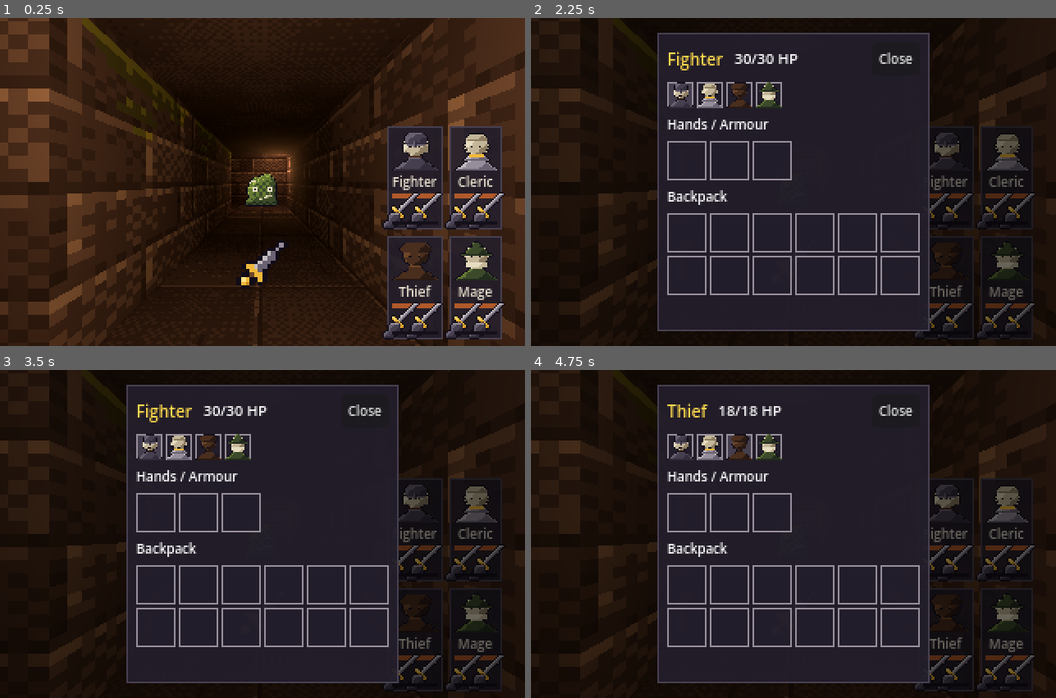
Above: before the commit, frames 1-4 (two rows, left to right).
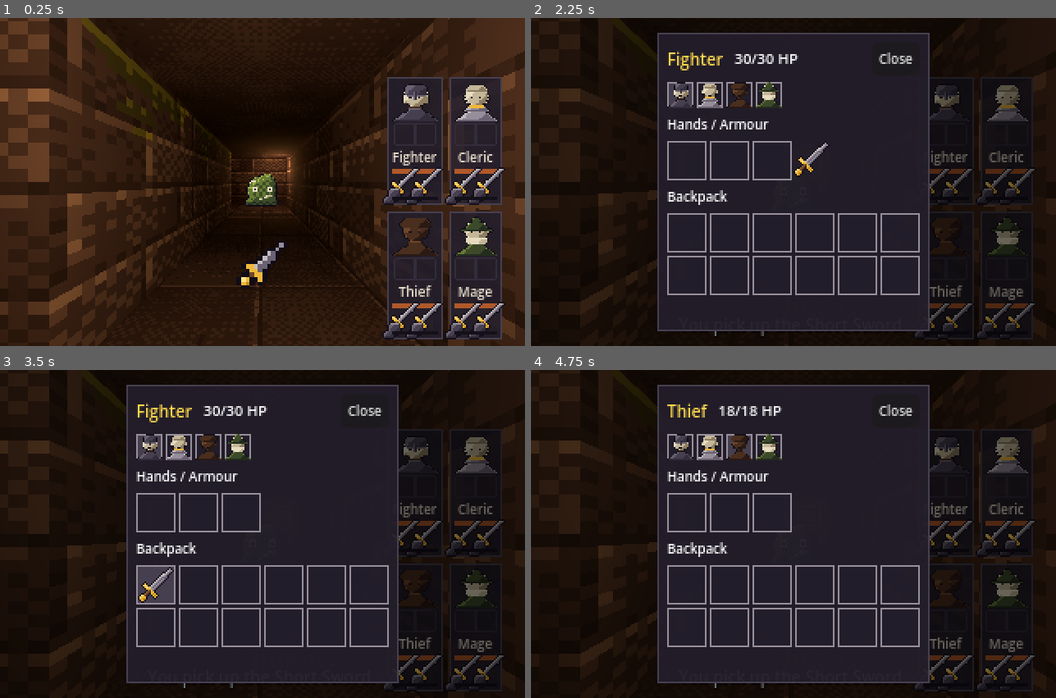
Above: after the commit, the same moments.

Repository: XrNrX/eye-of-bell
Game: Godot game, scene res://scenes/main.tscn
Two runs of this game, one before a commit and one after it. Both use one fixed random seed, a clock stepped at 60 frames per second and the inputs below.
Inputs (mouse positions are in pixels of both pictures, inside the frame that each line leads up to):
- Up to frame 1 (0.25 s): no input
- Up to frame 2 (2.25 s): click (945, 149) at 0.52 s; click (945, 103) at 1.27 s; tap Enter at 2 s; drag from (793, 182) to (846, 109) at 2.02 s
- Up to frame 3 (3.5 s): tap Space at 2.75 s; drag from (147, 448) to (236, 599) at 2.77 s
- Up to frame 4 (4.75 s): tap Enter at 3.5 s; move the mouse to (709, 448) at 3.52 s; hold D 3.53-4.25 s; tap 1 at 3.6 s; click (709, 448) at 3.67 s; tap Space at 4.25 s; drag from (741, 448) to (636, 484) at 4.27 s

The runs differ from the first frame. In frame 1, 7.1% of the frame differs, in the area x 72-97%, y 18-80%; in frame 2, 4.0%; in frame 3, 4.5%; in frame 4, 3.8%.

Commit message:
Add two quick slots per hero: click-to-use consumables, 1-8 hotkeys, cooldown sweep
Quick slots sit under each portrait, take consumables only, store contents on
Party.Member, and replace the old 1-4 attack hotkeys.

Co-Authored-By: Claude Sonnet 5.5 <noreply@anthropic.com>

Diff:
--- a/scripts/hud.gd
+++ b/scripts/hud.gd
@@ -16,11 +16,27 @@
 	message.modulate.a = 0.0
 
 
-func show_message(text: String) -> void:
+## Show a message, which fades out after a couple of seconds. With hold = true it
+## stays until clear_message() instead (used for hover text, see quick_slot.gd).
+func show_message(text: String, hold := false) -> void:
 	message.text = text
 	message.modulate.a = 1.0
 	if tween:
 		tween.kill()  # Restart the timer if a message is already showing.
+		tween = null
+	if hold:
+		return
 	tween = create_tween()
 	tween.tween_interval(MESSAGE_TIME)
 	tween.tween_property(message, "modulate:a", 0.0, FADE_TIME)
+
+
+## Hide the message now. With only_if, only if that exact text is the one showing,
+## so a hover ending can't wipe a different message that arrived in the meantime.
+func clear_message(only_if := "") -> void:
+	if only_if != "" and message.text != only_if:
+		return
+	if tween:
+		tween.kill()
+		tween = null
+	message.modulate.a = 0.0
--- a/scripts/party.gd
+++ b/scripts/party.gd
@@ -12,8 +12,11 @@
 const ItemDef := preload("res://scripts/item_def.gd")
 
 const MISSILE_RANGE := 4  # How many tiles down the corridor ahead a scroll's missile reaches.
+const QUICK_SLOTS := 2        # Quick slots per member (see use_quick), shown under their portrait.
+const QUICK_COOLDOWN := 1.0   # Seconds a quick slot is unusable after an item is used from it.
 
 signal hp_changed(slot: int)
+signal quick_changed(slot: int)  # A member's quick slots changed (contents or cooldown started).
 signal cooldown_started(slot: int, duration: float)
 signal hero_hit(slot: int, damage: int)  # damage 0 means the monster missed.
 signal wiped
@@ -39,6 +42,13 @@
 	var hands: Array = [null, null]
 	var armour: Resource = null
 	var backpack: Array = []
+
+	# Quick slots: consumables ready to use with one click or a number key. Stored
+	# here, on the runtime member, not on the CharacterDef -- that resource is shared
+	# and must never be changed while the game runs. Cooldowns count down in
+	# Party._process.
+	var quick: Array = [null, null]
+	var quick_cooldown: Array = [0.0, 0.0]
 
 	func is_alive() -> bool:
 		return hp > 0
@@ -74,6 +84,8 @@
 func _process(delta: float) -> void:
 	for m in members:
 		m.cooldown_left = maxf(0.0, m.cooldown_left - delta)
+		for i in QUICK_SLOTS:
+			m.quick_cooldown[i] = maxf(0.0, m.quick_cooldown[i] - delta)
 
 
 func member(slot: int) -> Member:
@@ -129,6 +141,48 @@
 				m.backpack[i] = null
 				return item
 	return null
+
+
+## Quick slots take consumables only (potions, scrolls, and later throwables).
+func quick_accepts(def: Resource) -> bool:
+	return def != null and def.type == ItemDef.Type.CONSUMABLE
+
+
+## Put an item (or null, to empty it) in a quick slot. Returns false, changing
+## nothing, if the slot doesn't exist or the item isn't a consumable.
+func set_quick(slot: int, index: int, def: Resource) -> bool:
+	var m := member(slot)
+	if m == null or index < 0 or index >= QUICK_SLOTS:
+		return false
+	if def != null and not quick_accepts(def):
+		return false
+	m.quick[index] = def
+	quick_changed.emit(slot)
+	return true
+
+
+## Use the item in a member's quick slot on that member, right now. A potion heals
+## them; a scroll casts at the monster ahead (both via use_item). If it was used it
+## is spent and the slot starts a cooldown; if it couldn't be (full health, nothing
+## to target) nothing is spent and there is no cooldown. Nothing happens for an empty
+## slot, a dead member, or a slot that is still cooling down. Returns use_item's
+## {used, message, close} dictionary (used is false when nothing happened).
+func use_quick(slot: int, index: int) -> Dictionary:
+	var nothing := {"used": false, "message": "", "close": false}
+	var m := member(slot)
+	if m == null or index < 0 or index >= QUICK_SLOTS:
+		return nothing
+	var def = m.quick[index]
+	if def == null or not m.is_alive() or m.quick_cooldown[index] > 0.0:
+		return nothing
+	var result := use_item(slot, def)
+	if result.used:
+		m.quick[index] = null
+		m.quick_cooldown[index] = QUICK_COOLDOWN
+		quick_changed.emit(slot)
+	if result.message != "":
+		_say(result.message)
+	return result
 
 
 ## Use a consumable on behalf of a member. Returns {used: bool, message: String,
--- a/scripts/party_hud.gd
+++ b/scripts/party_hud.gd
@@ -1,12 +1,13 @@
 extends CanvasLayer
-## Party HUD: a 2x2 grid of hero panels (portrait, HP bar, two hand slots), floating
-## damage numbers when a hero is hit, and a red screen flash. Click a hand (or press
-## 1-4) to attack; both hands in a panel trigger the same attack and cooldown --
+## Party HUD: a 2x2 grid of hero panels (portrait, two quick slots, HP bar, two hand
+## slots), floating damage numbers when a hero is hit, and a red screen flash. Click a
+## hand to attack (keys 1-8 are the quick slots now); both hands in a panel trigger the same attack and cooldown --
 ## there's only one weapon per hero so far, but the UI has room for dual-wielding
 ## or an off-hand item later. Click a portrait to open that hero's inventory screen
 ## (group "inventory"). Talks to the party only through its signals and group.
 
 const CombatRules := preload("res://scripts/combat_rules.gd")
+const QuickSlot := preload("res://scripts/quick_slot.gd")
 
 const PORTRAIT_SIZE := Vector2(24, 24)
 const HAND_SIZE := Vector2(12, 12)
@@ -122,6 +123,19 @@
 	portrait.pressed.connect(func(): get_tree().call_group("inventory", "show_screen", m.slot))
 	col.add_child(portrait)
 
+	# Two quick slots under the portrait (consumables; see quick_slot.gd).
+	var quick_row := HBoxContainer.new()
+	quick_row.add_theme_constant_override("separation", -2)
+	quick_row.alignment = BoxContainer.ALIGNMENT_CENTER
+	quick_row.mouse_filter = Control.MOUSE_FILTER_IGNORE
+	col.add_child(quick_row)
+	var quick_slots := []
+	for qi in party.QUICK_SLOTS:
+		var qs := QuickSlot.new()
+		qs.setup(party, m.slot, qi)
+		quick_row.add_child(qs)
+		quick_slots.append(qs)
+
 	col.add_child(_label(m.def.display_name, 8))
 
 	var hp_bar := _bar(HP_FILL, Vector2(BAR_WIDTH, 3), m.def.max_hp)
@@ -141,7 +155,7 @@
 	col.add_child(cool_bar)
 
 	return {"root": root, "portrait": portrait, "hand_a": hand_a, "hand_b": hand_b,
-		"cool_bar": cool_bar, "hp_bar": hp_bar}
+		"cool_bar": cool_bar, "hp_bar": hp_bar, "quick": quick_slots}
 
 
 func _make_hand(m) -> TextureButton:
@@ -152,7 +166,7 @@
 	hand.stretch_mode = TextureButton.STRETCH_KEEP_CENTERED
 	hand.texture_filter = CanvasItem.TEXTURE_FILTER_NEAREST
 	hand.focus_mode = Control.FOCUS_NONE  # Space/Enter shouldn't trigger it.
-	hand.tooltip_text = "Attack (%d)" % (m.slot + 1)
+	hand.tooltip_text = "Attack"
 	hand.pressed.connect(func(): party.attack(m.slot))
 	return hand
 
--- a/scripts/player.gd
+++ b/scripts/player.gd
@@ -1,7 +1,7 @@
 extends Node3D
 ## Grid-based first-person movement.
 ## W/S = forward/back, A/D = strafe, Q/E = turn 90 degrees, F = open door / pull lever,
-## 1-4 = that party slot attacks (see party.gd), left click = pick up/put down the
+## 1-8 = use that quick slot (hero 1 = keys 1-2, hero 2 = 3-4...; see party.gd), left click = pick up/put down the
 ## item on the tile in front, onto the cursor (see cursor_item.gd).
 ## Every move/turn is tweened; movement input is ignored while a tween is running.
 
@@ -24,7 +24,7 @@
 var yaw_degrees: float  # Accumulated (unwrapped) yaw so turn tweens take the short way.
 var tween: Tween
 var interact_was_down := false  # So holding F triggers once, not every frame.
-var attack_was_down := [false, false, false, false]  # Same for the 1-4 attack keys.
+var quick_was_down := [false, false, false, false, false, false, false, false]  # Same for the 1-8 quick-slot keys.
 
 # The dungeon (for item_at/take_item/place_item, which need return values, so we
 # call them directly) and the cursor overlay (what's currently "held"). Both are
@@ -88,12 +88,12 @@
 	var interact_pressed := interact_down and not interact_was_down
 	interact_was_down = interact_down
 
-	# 1-4: that party slot attacks. Combat is real time, so this works mid-move too.
-	for i in 4:
+	# 1-8: use that quick slot (two per hero, in party order). Real time, so this works mid-move too.
+	for i in 8:
 		var down := Input.is_physical_key_pressed(KEY_1 + i)
-		if down and not attack_was_down[i]:
-			get_tree().call_group("party", "attack", i)
-		attack_was_down[i] = down
+		if down and not quick_was_down[i]:
+			get_tree().call_group("party", "use_quick", i >> 1, i & 1)
+		quick_was_down[i] = down
 
 	# Busy animating: ignore input.
 	if tween and tween.is_running():
--- /dev/null
+++ b/scripts/quick_slot.gd
@@ -0,0 +1,182 @@
+extends Control
+## One quick slot under a character's portrait in the party panel: a 14x14 frame
+## holding a consumable (potion, scroll, later throwables) that can be used with one
+## click or a number key (1-8, in party order: hero 1 = keys 1 and 2, hero 2 = 3 and 4...).
+##
+## Same click system as the inventory, no drag and drop -- the cursor
+## (cursor_item.gd) is the hand:
+##   left click, hand full   put the held item in (swapping with what's there)
+##   left click, hand empty  use the item on this character now (see Party.use_quick)
+##   right click             pick the item back up onto the cursor
+## Using an item starts a short cooldown, drawn as a grey clock-wipe over the slot.
+## A dead character's slot is disabled: it can't be used or filled. Right-click still
+## lifts its item out, so a consumable can't be stranded on a corpse.
+##
+## The contents live on the Party.Member (member.quick), not here; this is just the
+## view and the click handling. Acts on the mouse PRESS (see inventory_slot.gd for why).
+
+const PartyScript := preload("res://scripts/party.gd")
+const FRAME_FILLED := preload("res://art/ui/quickslot.png")
+const FRAME_EMPTY := preload("res://art/ui/quickslot_empty.png")
+const SWEEP_TEXTURE := preload("res://art/ui/quickslot_sweep.png")
+
+const SLOT_SIZE := Vector2(14, 14)   # The frame art; its 12x12 inside holds a floor icon.
+const SWEEP_TINT := Color(1, 1, 1, 0.65)
+
+var party: Node
+var member_slot: int
+var index: int
+
+var frame: TextureRect
+var icon: TextureRect
+var sweep: TextureProgressBar
+var hovering := false
+var hover_text := ""  # What this slot currently has showing in the message line.
+
+
+## Call before adding to the tree.
+func setup(a_party: Node, a_member_slot: int, a_index: int) -> void:
+	party = a_party
+	member_slot = a_member_slot
+	index = a_index
+
+
+func _ready() -> void:
+	custom_minimum_size = SLOT_SIZE
+	mouse_filter = Control.MOUSE_FILTER_STOP
+
+	frame = _make_rect(Vector2.ZERO, SLOT_SIZE)
+	add_child(frame)
+	icon = _make_rect(Vector2(1, 1), SLOT_SIZE - Vector2(2, 2))
+	add_child(icon)
+
+	sweep = TextureProgressBar.new()
+	sweep.texture_progress = SWEEP_TEXTURE
+	sweep.tint_progress = SWEEP_TINT
+	sweep.fill_mode = TextureProgressBar.FILL_CLOCKWISE
+	sweep.min_value = 0.0
+	sweep.max_value = 100.0
+	sweep.texture_filter = CanvasItem.TEXTURE_FILTER_NEAREST
+	sweep.mouse_filter = Control.MOUSE_FILTER_IGNORE
+	sweep.visible = false
+	add_child(sweep)
+
+	party.quick_changed.connect(_on_quick_changed)
+	mouse_entered.connect(_on_mouse_entered)
+	mouse_exited.connect(_on_mouse_exited)
+	refresh()
+
+
+func _make_rect(pos: Vector2, rect_size: Vector2) -> TextureRect:
+	var r := TextureRect.new()
+	r.position = pos
+	r.size = rect_size
+	r.expand_mode = TextureRect.EXPAND_IGNORE_SIZE  # Otherwise never smaller than the texture.
+	r.texture_filter = CanvasItem.TEXTURE_FILTER_NEAREST
+	r.mouse_filter = Control.MOUSE_FILTER_IGNORE
+	return r
+
+
+func _item() -> Resource:
+	return party.member(member_slot).quick[index]
+
+
+func _process(_delta: float) -> void:
+	var left: float = party.member(member_slot).quick_cooldown[index]
+	sweep.visible = left > 0.0
+	sweep.value = left / PartyScript.QUICK_COOLDOWN * 100.0
+
+
+func _on_quick_changed(changed_member: int) -> void:
+	if changed_member == member_slot:
+		refresh()
+
+
+## Redraw from the member's data: frame, icon, and the hover text if the pointer is on us.
+func refresh() -> void:
+	var item := _item()
+	frame.texture = FRAME_FILLED if item else FRAME_EMPTY
+	icon.texture = null
+	if item:
+		# The small floor icon fits the frame exactly; anything else is scaled to fit.
+		icon.texture = item.floor_icon if item.floor_icon else item.icon
+		icon.stretch_mode = TextureRect.STRETCH_KEEP_CENTERED \
+				if icon.texture.get_size() == Vector2(12, 12) else TextureRect.STRETCH_SCALE
+	_update_hint()
+
+
+# --------------------------------------------------------------------------
+# Hover text in the message line
+# --------------------------------------------------------------------------
+
+func _on_mouse_entered() -> void:
+	hovering = true
+	_update_hint()
+
+
+func _on_mouse_exited() -> void:
+	hovering = false
+	_update_hint()
+
+
+## Keep the message line showing this slot's item name while hovered, and take it
+## down again afterwards (only if it's still our text).
+func _update_hint() -> void:
+	var item := _item()
+	var wanted: String = item.display_name if (hovering and item) else ""
+	if wanted == hover_text:
+		return
+	if hover_text != "":
+		get_tree().call_group("hud", "clear_message", hover_text)
+	hover_text = wanted
+	if wanted != "":
+		get_tree().call_group("hud", "show_message", wanted, true)
+
+
+# --------------------------------------------------------------------------
+# Clicks
+# --------------------------------------------------------------------------
+
+func _gui_input(event: InputEvent) -> void:
+	if not (event is InputEventMouseButton and event.pressed):
+		return
+	if event.button_index == MOUSE_BUTTON_LEFT:
+		accept_event()
+		_left_click()
+	elif event.button_index == MOUSE_BUTTON_RIGHT:
+		accept_event()
+		_right_click()
+
+
+func _left_click() -> void:
+	var m = party.member(member_slot)
+	if not m.is_alive():
+		return  # Disabled.
+	var cursor = get_tree().get_first_node_in_group("cursor")
+	var here := _item()
+	if cursor and cursor.is_holding():
+		var held: Resource = cursor.held
+		if not party.quick_accepts(held):
+			_say("The %s can't go in a quick slot." % held.display_name)
+			return
+		party.set_quick(member_slot, index, cursor.release())
+		if here != null:
+			cursor.hold(here)  # Swap: what was here is now on the cursor.
+	elif here != null:
+		party.use_quick(member_slot, index)
+
+
+func _right_click() -> void:
+	var here := _item()
+	var cursor = get_tree().get_first_node_in_group("cursor")
+	if here == null or cursor == null:
+		return
+	if cursor.is_holding():
+		_say("Your hand is full.")
+		return
+	party.set_quick(member_slot, index, null)
+	cursor.hold(here)
+
+
+func _say(text: String) -> void:
+	get_tree().call_group("hud", "show_message", text)
Binary file added: art/ui/quickslot.png
Not shown, added: art/ui/quickslot.png.import
Binary file added: art/ui/quickslot_empty.png
Not shown, added: art/ui/quickslot_empty.png.import
Binary file added: art/ui/quickslot_sweep.png
Not shown, added: art/ui/quickslot_sweep.png.import
Not shown, added: scripts/quick_slot.gd.uid
Not shown, changed: CLAUDE.md
